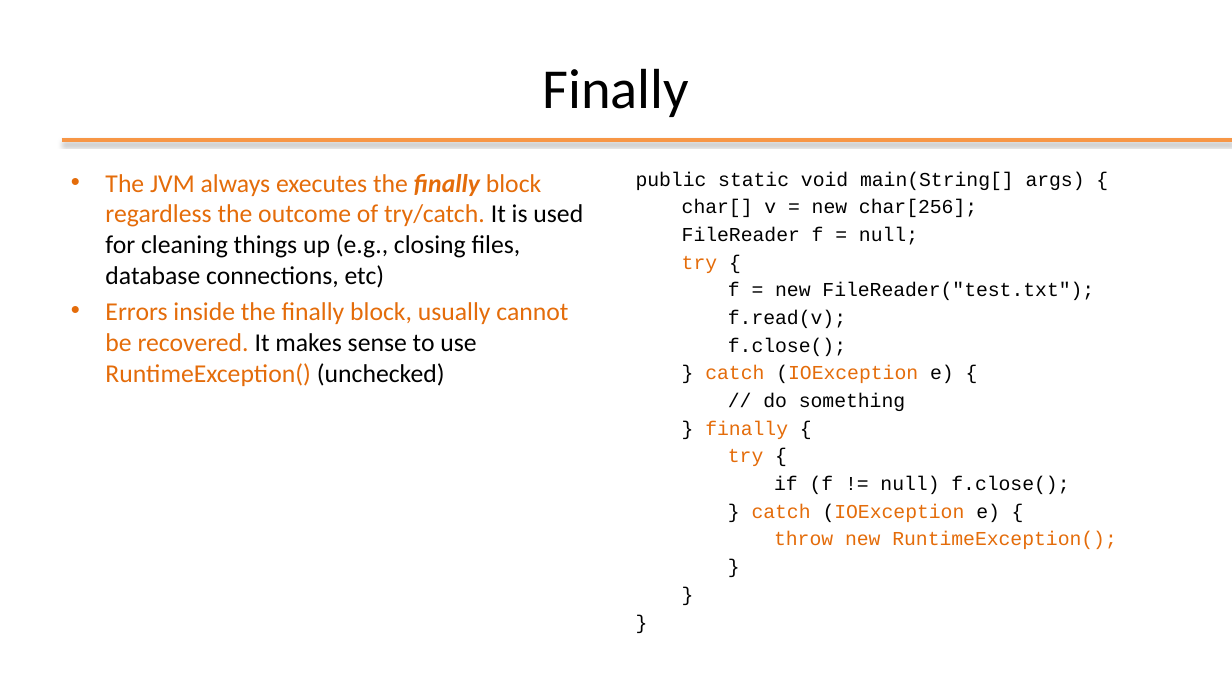
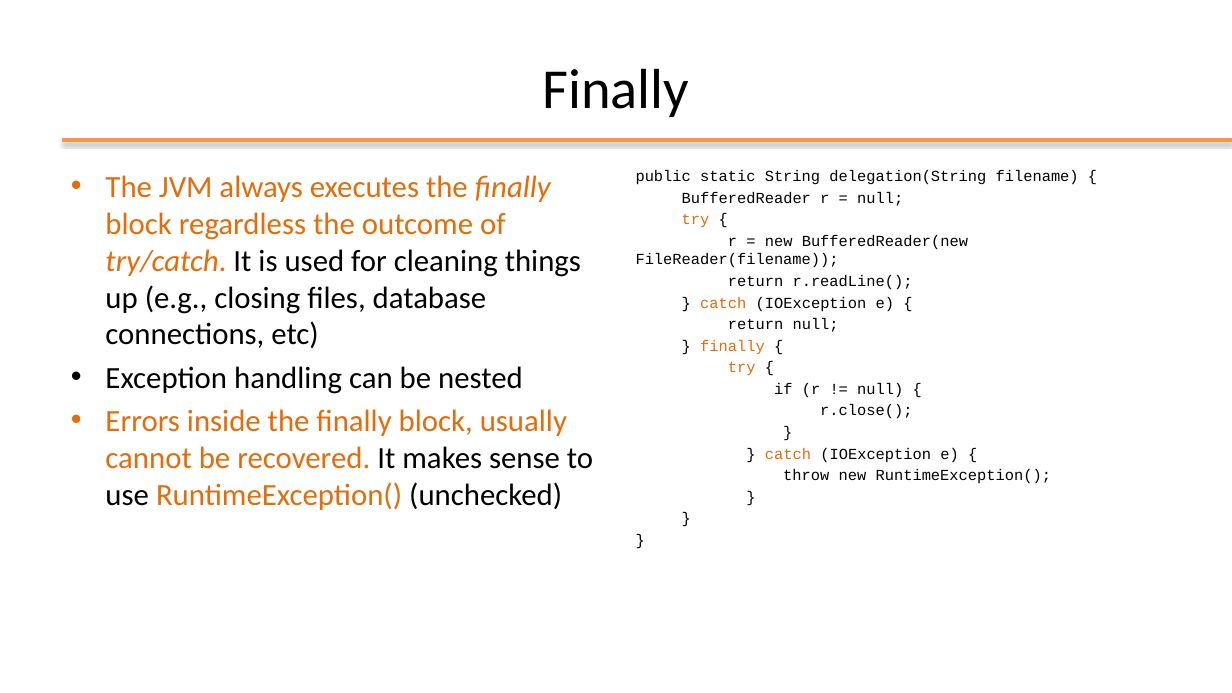
Before and after one commit to plctechnician/ooprogramming, a slide deck: slide 22 of java/slides/ppt/07 - Java Exceptions.pptx (slide 26 before the commit). Drawn at 1232x693 pixels with LibreOffice and Linux fonts; fonts in the diff are those of the drawing; background and template pictures are left out. Boxes give left, top, right and bottom in pixels: in the first picture for what was removed or moved away, otherwise in the second. Text is boxed around its words. In the diff, an @@ line names an element or a change of style, - is before the commit and + after.

```diff
--- a/java/slides/ppt/07 - Java Exceptions.pptx
+++ b/java/slides/ppt/07 - Java Exceptions.pptx
@@ text at (105, 175, 593, 510): size 20 to 24 pt in "The JVM always executes the finally block ...", "Errors inside the finally block, usually cannot ..."; bold off in "finally"; italic on in "try/catch." @@
@@ text at (636, 170, 1079, 206): text changed; size 15.4 to 12 pt @@
-public static void main(String[] args) {
-char[] v = new char[256];
-FileReader f = null;
+public static String delegation(String filename) {
+BufferedReader r = null;
@@ text at (636, 235, 968, 290): text changed; size 15.4 to 12 pt @@
-f = new FileReader("test.txt");
-f.read(v);
-f.close();
+r = new BufferedReader(new FileReader(filename));
+return r.readLine();
@@ text at (682, 214, 1051, 484): size 15.4 to 12 pt in "try {", "} catch (IOException e) {", "} finally {", "try {" and 5 more places; text colour #E46C0A to #000000 in "(IOException", "(IOException", "throw new RuntimeException();" @@
@@ text at (728, 318, 839, 332): text changed; size 15.4 to 12 pt @@
-// do something
+return null;
@@ text at (105, 366, 523, 394): paragraph added @@
+• Exception handling can be nested
@@ text at (774, 383, 912, 419): text changed; size 15.4 to 12 pt @@
-if (f != null) f.close();
+if (r != null) {
+r.close();
+}
```
Also in this commit, not shown: 18 other slides changed, 6 slides removed, 14 other files.
